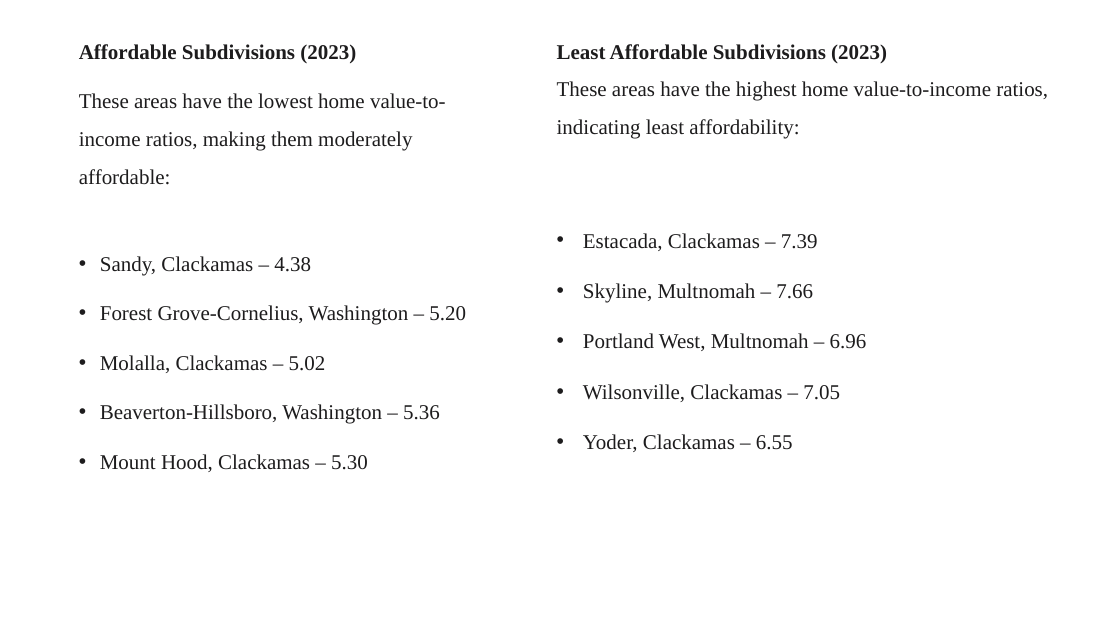
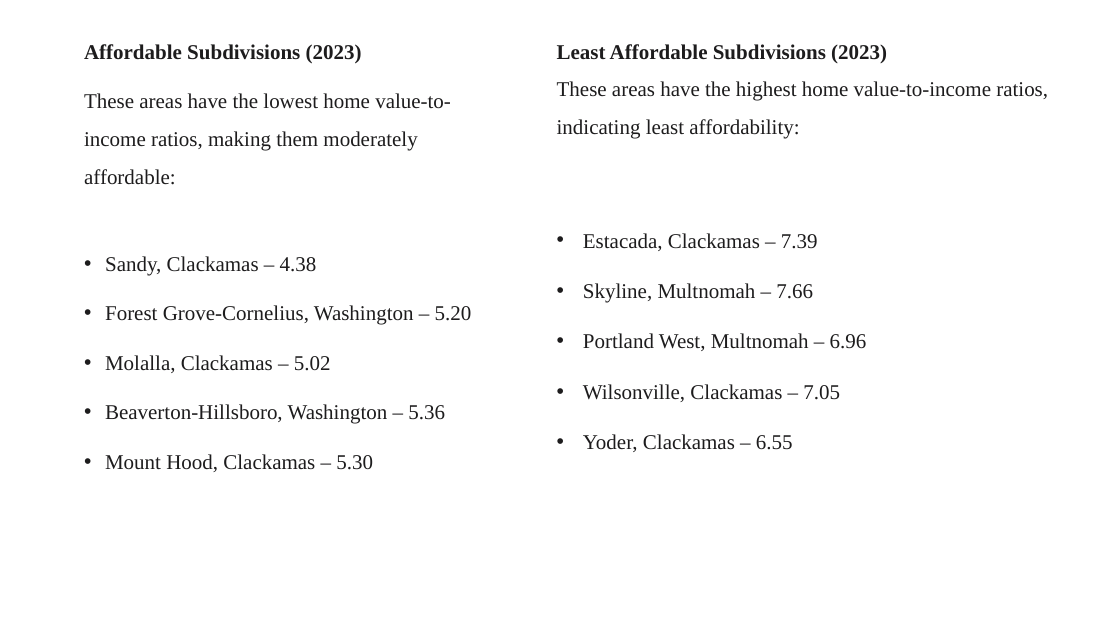
Before and after one commit to Tserrof7/Portland-Housing-Prices-Affordability-Project, a slide deck: slide 12 of Portland , Or Housing & Affordability.pptx. Drawn at 1120x630 pixels with LibreOffice and Linux fonts; fonts in the diff are those of the drawing. Boxes give left, top, right and bottom in pixels: in the first picture for what was removed or moved away, otherwise in the second. Text is boxed around its words. In the diff, an @@ line names an element or a change of style, - is before the commit and + after.

```diff
--- a/Portland , Or Housing & Affordability.pptx
+++ b/Portland , Or Housing & Affordability.pptx
@@ text "Affordable Subdivisions (2023)": place and size @@
-text "Affordable Subdivisions (2023)" at [79,44,466,472]
+text "Affordable Subdivisions (2023)" at [84,44,472,472]
```
Also in this commit, not shown: 8 other slides changed.
